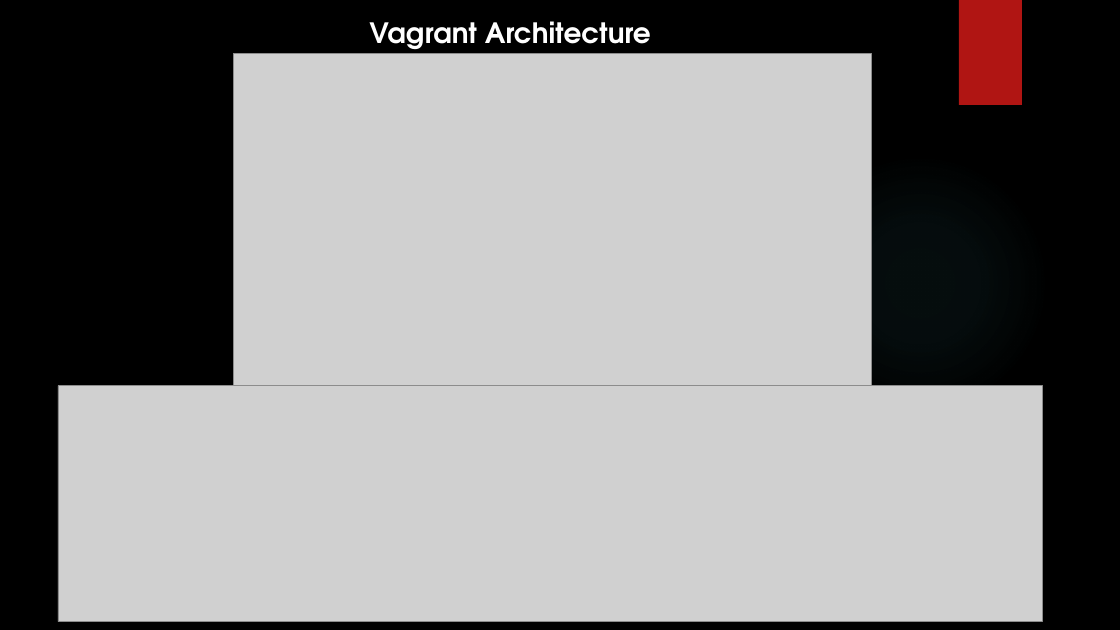
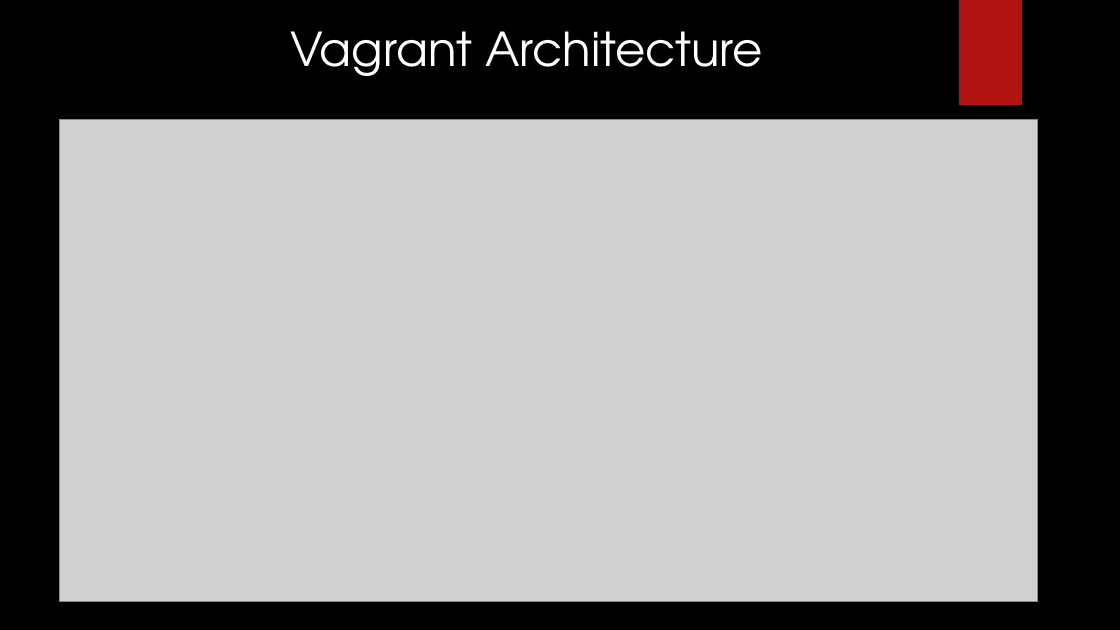
Before and after one commit to pptaj/ADS_Presentation, a slide deck: slide 4 of ADS_Presentation.pptx. Drawn at 1120x630 pixels with LibreOffice and Linux fonts; fonts in the diff are those of the drawing; grey boxes stand for pictures; background and template pictures are left out. Boxes give left, top, right and bottom in pixels: in the first picture for what was removed or moved away, otherwise in the second. Text is boxed around its words. In the diff, an @@ line names an element or a change of style, - is before the commit and + after.

```diff
--- a/ADS_Presentation.pptx
+++ b/ADS_Presentation.pptx
@@ text "Vagrant Architecture" moved from (x1=369, y1=21, x2=651, y2=55) to (x1=290, y1=31, x2=762, y2=76) @@
@@ text "Vagrant Architecture" at (x1=290, y1=31, x2=762, y2=76): size 24 to 40 pt, bold off @@
@@ picture resized from (x1=234, y1=53, x2=872, y2=386) to (x1=59, y1=119, x2=1038, y2=601) @@
@@ picture removed at (x1=58, y1=386, x2=1043, y2=622) @@
```
Also in this commit, not shown: 5 other slides changed, 1 slide added, 1 slide removed, 1 other file.
